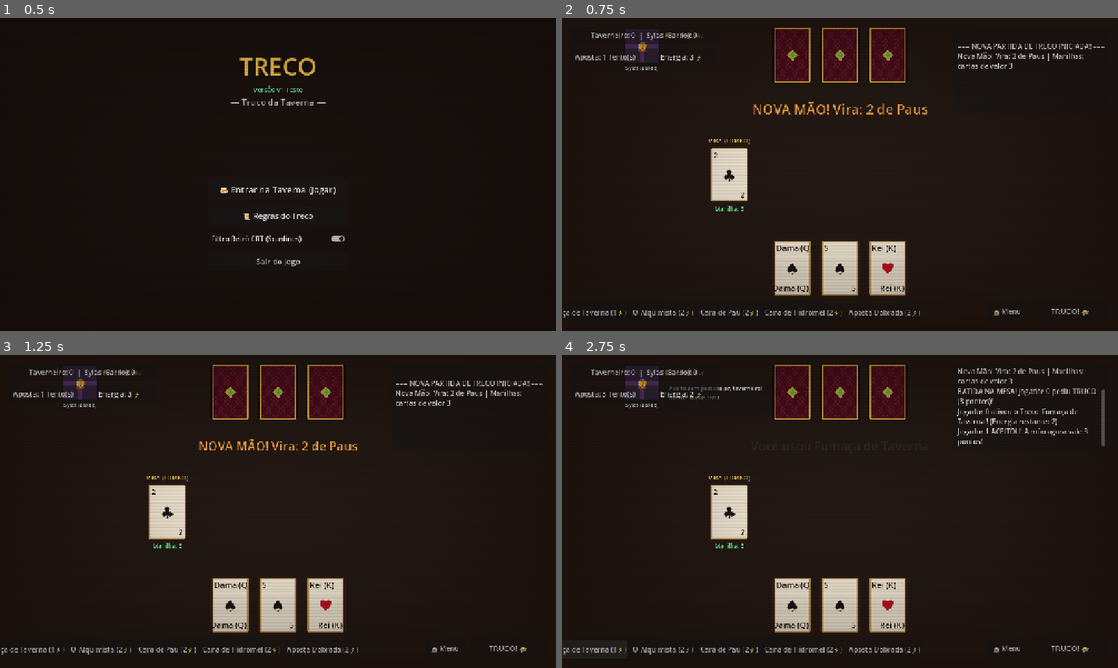
Above: before the commit, frames 1-4 (two rows, left to right).
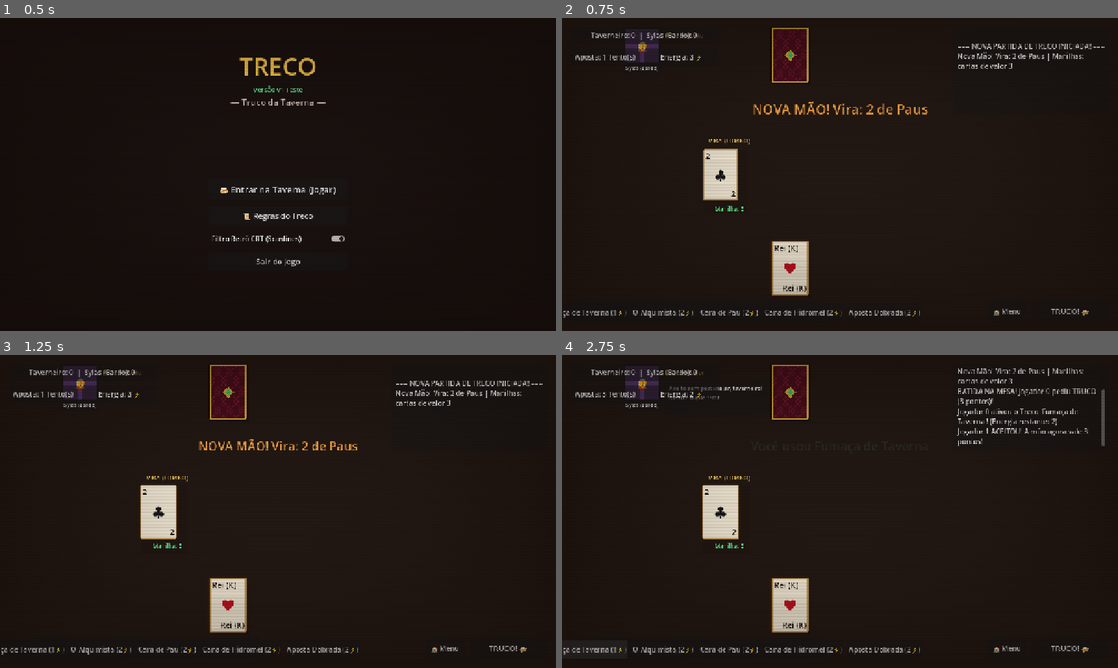
Above: after the commit, the same moments.

Repository: zakkw92/TRECO---THE---GAME
Game: Godot game, scene res://scenes/MainMenu.tscn
The game is run twice, just before and just after one commit, with the same random seed, the same clock (stepped at 60 frames per second) and the same inputs.
Inputs:
- Up to frame 1 (0.5 s): no input
- Up to frame 2 (0.75 s): click "🍻 Entrar na Taverna (Jogar)" at 0.5 s
- Up to frame 3 (1.25 s): no input
- Up to frame 4 (2.75 s): click "TRUCO! 🍻" at 1.25 s; click "Fumaça de Taverna (1⚡)" at 2 s

Frame 1 is identical in both runs. In frame 2, 6.2% of the frame differs, in the area x 25-62%, y 3-89%; in frame 3, 6.2%; in frame 4, 6.2%.

Commit message:
feat: implement Balatro-grade card 3D tilt shader, spring physics, and dynamic shadows

Diff:
--- a/scenes/CardUI.tscn
+++ b/scenes/CardUI.tscn
@@ -13,6 +13,20 @@
 offset_bottom = 130.0
 mouse_filter = 0
 script = ExtResource("1_cardui")
+
+[node name="CardShadow" type="ColorRect" parent="."]
+layout_mode = 1
+anchors_preset = 15
+anchor_right = 1.0
+anchor_bottom = 1.0
+offset_left = 4.0
+offset_top = 4.0
+offset_right = 4.0
+offset_bottom = 4.0
+grow_horizontal = 2
+grow_vertical = 2
+mouse_filter = 2
+color = Color(0, 0, 0, 0.35)
 
 [node name="CardFrontTexture" type="TextureRect" parent="."]
 layout_mode = 1
@@ -39,6 +53,7 @@
 
 [node name="ManilhaGlow" type="TextureRect" parent="."]
 visible = false
+modulate = Color(1, 0.9, 0.3, 1)
 layout_mode = 1
 anchors_preset = 15
 anchor_right = 1.0
--- a/scripts/ui/CardUI.gd
+++ b/scripts/ui/CardUI.gd
@@ -6,11 +6,32 @@
 
 @export var card_data: CardData
 
+# Propriedades de Estado
 var is_hovered: bool = false
 var is_interactive: bool = true
 var is_face_down_override: bool = false
-var is_animating: bool = false
-
+
+# Física de Molas (Spring Dynamics estilo Balatro)
+var spring_pos: Vector2 = Vector2.ZERO
+var spring_vel: Vector2 = Vector2.ZERO
+var spring_rot: float = 0.0
+var spring_rot_vel: float = 0.0
+var spring_scale: Vector2 = Vector2.ONE
+var spring_scale_vel: Vector2 = Vector2.ZERO
+
+var target_pos: Vector2 = Vector2.ZERO
+var target_rot: float = 0.0
+var target_scale: Vector2 = Vector2.ONE
+
+# Constantes da Mola
+const SPRING_STIFFNESS: float = 240.0
+const SPRING_DAMPING: float = 16.0
+
+# Inclinação 3D
+var current_tilt: Vector2 = Vector2.ZERO
+var target_tilt: Vector2 = Vector2.ZERO
+
+@onready var shadow_rect: ColorRect = get_node_or_null("CardShadow")
 @onready var front_texture: TextureRect = get_node_or_null("CardFrontTexture")
 @onready var back_texture: TextureRect = get_node_or_null("CardBackTexture")
 @onready var top_rank_label: Label = get_node_or_null("TopRankLabel")
@@ -18,23 +39,81 @@
 @onready var center_suit_label: Label = get_node_or_null("CenterSuitLabel")
 @onready var manilha_glow: TextureRect = get_node_or_null("ManilhaGlow")
 
+var card_material: ShaderMaterial
+
 func _ready() -> void:
 	custom_minimum_size = Vector2(90, 130)
 	size = Vector2(90, 130)
 	pivot_offset = size / 2.0
+
 	if not mouse_entered.is_connected(_on_mouse_entered):
 		mouse_entered.connect(_on_mouse_entered)
 	if not mouse_exited.is_connected(_on_mouse_exited):
 		mouse_exited.connect(_on_mouse_exited)
 	if not gui_input.is_connected(_on_gui_input):
 		gui_input.connect(_on_gui_input)
+
+	_setup_shader_material()
 	update_visuals()
+
+func _setup_shader_material() -> void:
+	var shader = preload("res://shaders/card_tilt.gdshader")
+	card_material = ShaderMaterial.new()
+	card_material.shader = shader
+	if front_texture != null:
+		front_texture.material = card_material
+	if back_texture != null:
+		back_texture.material = card_material
 
 func setup(p_card_data: CardData, p_interactive: bool = true, p_force_face_down: bool = false) -> void:
 	card_data = p_card_data
 	is_interactive = p_interactive
 	is_face_down_override = p_force_face_down
 	update_visuals()
+
+func _process(delta: float) -> void:
+	_update_spring_physics(delta)
+	_update_card_tilt(delta)
+
+func _update_spring_physics(delta: float) -> void:
+	# 1. Posição da Mola
+	var force_pos = (target_pos - spring_pos) * SPRING_STIFFNESS - spring_vel * SPRING_DAMPING
+	spring_vel += force_pos * delta
+	spring_pos += spring_vel * delta
+	position = spring_pos
+
+	# 2. Rotação da Mola
+	var force_rot = (target_rot - spring_rot) * SPRING_STIFFNESS - spring_rot_vel * SPRING_DAMPING
+	spring_rot_vel += force_rot * delta
+	spring_rot += spring_rot_vel * delta
+	rotation = spring_rot
+
+	# 3. Escala (Squash & Stretch)
+	var force_scale = (target_scale - spring_scale) * (SPRING_STIFFNESS * 1.2) - spring_scale_vel * SPRING_DAMPING
+	spring_scale_vel += force_scale * delta
+	spring_scale += spring_scale_vel * delta
+	scale = spring_scale
+
+func _update_card_tilt(delta: float) -> void:
+	if is_hovered and is_interactive:
+		var local_mouse = get_local_mouse_position()
+		var norm_x = clamp((local_mouse.x / size.x) * 2.0 - 1.0, -1.0, 1.0)
+		var norm_y = clamp((local_mouse.y / size.y) * 2.0 - 1.0, -1.0, 1.0)
+		target_tilt = Vector2(norm_x, norm_y)
+	else:
+		target_tilt = Vector2.ZERO
+
+	current_tilt = current_tilt.lerp(target_tilt, delta * 14.0)
+
+	# Atualiza shader e sombra
+	if card_material != null:
+		card_material.set_shader_parameter("mouse_offset", current_tilt)
+
+	if shadow_rect != null:
+		# Sombra se move em oposição à inclinação 3D
+		var shadow_dist = 14.0 if is_hovered else 6.0
+		shadow_rect.position = Vector2(4.0, 4.0) - current_tilt * shadow_dist
+		shadow_rect.modulate.a = 0.45 if is_hovered else 0.25
 
 func update_visuals() -> void:
 	if card_data == null:
@@ -69,15 +148,16 @@
 
 	if manilha_glow != null:
 		manilha_glow.visible = card_data.is_manilha and not show_back
-		if card_data.is_manilha and card_data.suit == CardData.Suit.PAUS:
-			manilha_glow.modulate = Color(1.0, 0.9, 0.2, 1.0)
-		elif card_data.is_manilha:
-			manilha_glow.modulate = Color(0.3, 1.0, 0.6, 0.95)
+
+	# Configura parâmetros especiais de Foil / Zap no Shader
+	if card_material != null:
+		card_material.set_shader_parameter("is_manilha", card_data.is_manilha)
+		card_material.set_shader_parameter("is_zap", card_data.is_manilha and card_data.suit == CardData.Suit.PAUS)
+		card_material.set_shader_parameter("foil_intensity", 0.6 if card_data.is_manilha else 0.0)
 
 func animate_flip(reveal: bool, duration: float = 0.3) -> void:
-	is_animating = true
 	var tween = create_tween().set_trans(Tween.TRANS_QUAD).set_ease(Tween.EASE_IN)
-	tween.tween_property(self, "scale:x", 0.0, duration / 2.0)
+	tween.tween_property(self, "target_scale:x", 0.0, duration / 2.0)
 	tween.tween_callback(func():
 		if card_data != null:
 			card_data.is_revealed = reveal
@@ -86,13 +166,15 @@
 		update_visuals()
 	)
 	var tween_back = create_tween().set_trans(Tween.TRANS_QUAD).set_ease(Tween.EASE_OUT)
-	tween_back.tween_property(self, "scale:x", 1.0, duration / 2.0).set_delay(duration / 2.0)
-	tween_back.finished.connect(func(): is_animating = false)
-
-func animate_slam(duration: float = 0.2) -> void:
-	var tween = create_tween().set_trans(Tween.TRANS_BACK).set_ease(Tween.EASE_OUT)
-	scale = Vector2(1.25, 1.25)
-	tween.tween_property(self, "scale", Vector2(1.0, 1.0), duration)
+	tween_back.tween_property(self, "target_scale:x", 1.0, duration / 2.0).set_delay(duration / 2.0)
+
+func animate_slam(duration: float = 0.22) -> void:
+	# Impulso de mola (Squash & Stretch Balatro)
+	spring_scale = Vector2(1.35, 1.35)
+	spring_scale_vel = Vector2(-2.0, -2.0)
+	target_scale = Vector2.ONE
+	if shadow_rect != null:
+		shadow_rect.scale = Vector2(1.2, 1.2)
 
 func _get_suit_symbol(suit: CardData.Suit) -> String:
 	match suit:
@@ -112,24 +194,26 @@
 			return Color.WHITE
 
 func _on_mouse_entered() -> void:
-	if not is_interactive or card_data == null or is_animating:
+	if not is_interactive or card_data == null:
 		return
 	is_hovered = true
-	var tween = create_tween().set_parallel(true).set_trans(Tween.TRANS_QUAD).set_ease(Tween.EASE_OUT)
-	tween.tween_property(self, "position:y", -18.0, 0.12)
-	tween.tween_property(self, "scale", Vector2(1.08, 1.08), 0.12)
+	target_pos = Vector2(position.x, -22.0)
+	target_scale = Vector2(1.12, 1.12)
+	target_rot = randf_range(-0.04, 0.04) # Leve balanço tátil
 	card_hovered.emit(card_data)
 
 func _on_mouse_exited() -> void:
-	if not is_interactive or is_animating:
+	if not is_interactive:
 		return
 	is_hovered = false
-	var tween = create_tween().set_parallel(true).set_trans(Tween.TRANS_QUAD).set_ease(Tween.EASE_OUT)
-	tween.tween_property(self, "position:y", 0.0, 0.12)
-	tween.tween_property(self, "scale", Vector2(1.0, 1.0), 0.12)
+	target_pos = Vector2(position.x, 0.0)
+	target_scale = Vector2.ONE
+	target_rot = 0.0
 
 func _on_gui_input(event: InputEvent) -> void:
-	if not is_interactive or card_data == null or is_animating:
+	if not is_interactive or card_data == null:
 		return
 	if event is InputEventMouseButton and event.button_index == MOUSE_BUTTON_LEFT and event.pressed:
+		# Reação tátil de clique
+		spring_scale = Vector2(0.95, 0.95)
 		card_clicked.emit(card_data)
--- /dev/null
+++ b/shaders/card_tilt.gdshader
@@ -0,0 +1,67 @@
+shader_type canvas_item;
+
+// Parâmetros de Inclinação 3D
+uniform vec2 mouse_offset = vec2(0.0, 0.0); // -1.0 a 1.0
+uniform float max_tilt_angle : hint_range(0.0, 0.3) = 0.14;
+
+// Efeito Foil / Holográfico (Estilo Balatro)
+uniform bool is_foil = false;
+uniform bool is_manilha = false;
+uniform bool is_zap = false;
+uniform float foil_intensity : hint_range(0.0, 1.0) = 0.45;
+uniform float shine_progress : hint_range(0.0, 1.0) = 0.0;
+
+// Efeito de Dissolução / Queima
+uniform float dissolve_amount : hint_range(0.0, 1.0) = 0.0;
+uniform vec4 burn_color : source_color = vec4(1.0, 0.6, 0.1, 1.0);
+
+// Deformação de Vértice para Perspectiva 3D
+void vertex() {
+	vec2 centered = VERTEX / vec2(90.0, 130.0) - vec2(0.5, 0.5);
+
+	// Deslocamento de perspectiva 3D simulada
+	float depth = (centered.x * mouse_offset.x + centered.y * mouse_offset.y) * max_tilt_angle;
+	VERTEX.x += centered.x * depth * 25.0;
+	VERTEX.y += centered.y * depth * 25.0;
+
+	// Rotação suave baseada na inclinação
+	VERTEX.x -= mouse_offset.y * centered.y * 8.0;
+	VERTEX.y += mouse_offset.x * centered.x * 8.0;
+}
+
+void fragment() {
+	vec4 tex_color = texture(TEXTURE, UV);
+
+	// 1. Efeito de Dissolução
+	if (dissolve_amount > 0.0) {
+		float noise = fract(sin(dot(UV * 25.0, vec2(12.9898, 78.233))) * 43758.5453);
+		if (noise < dissolve_amount) {
+			discard;
+		} else if (noise < dissolve_amount + 0.08) {
+			COLOR = mix(tex_color, burn_color, 0.85);
+			return;
+		}
+	}
+
+	// 2. Reflexo de Luz Especular (Gleam / Glare do Balatro)
+	vec2 glare_uv = UV - vec2(0.5, 0.5) + mouse_offset * 0.35;
+	float glare = smoothstep(0.45, 0.0, length(glare_uv));
+	tex_color.rgb += vec3(glare * 0.18);
+
+	// 3. Efeito Foil Metálico / Holográfico
+	if (is_foil || is_manilha) {
+		float rainbow_pos = UV.x * 2.0 + UV.y * 3.0 + mouse_offset.x * 1.5 + TIME * 0.8;
+		vec3 rainbow = 0.5 + 0.5 * cos(rainbow_pos * 6.28318 + vec3(0.0, 2.0, 4.0));
+
+		if (is_zap) {
+			// Zap: Dourado / Esmeralda vivo
+			vec3 zap_glow = mix(vec3(1.0, 0.85, 0.2), vec3(0.2, 1.0, 0.5), sin(TIME * 4.0) * 0.5 + 0.5);
+			tex_color.rgb = mix(tex_color.rgb, zap_glow, foil_intensity * 0.55 + glare * 0.3);
+		} else {
+			// Manilhas: Brilho iridescente sutil
+			tex_color.rgb = mix(tex_color.rgb, tex_color.rgb * rainbow * 1.5, foil_intensity * 0.4);
+		}
+	}
+
+	COLOR = tex_color;
+}
